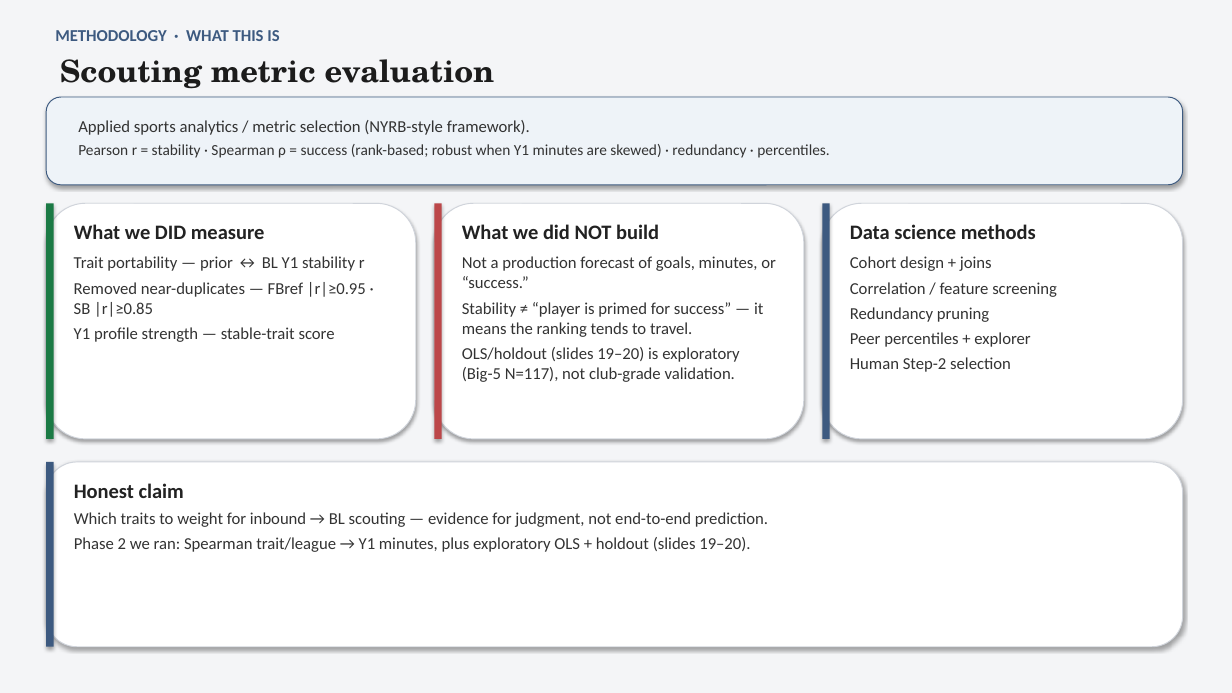
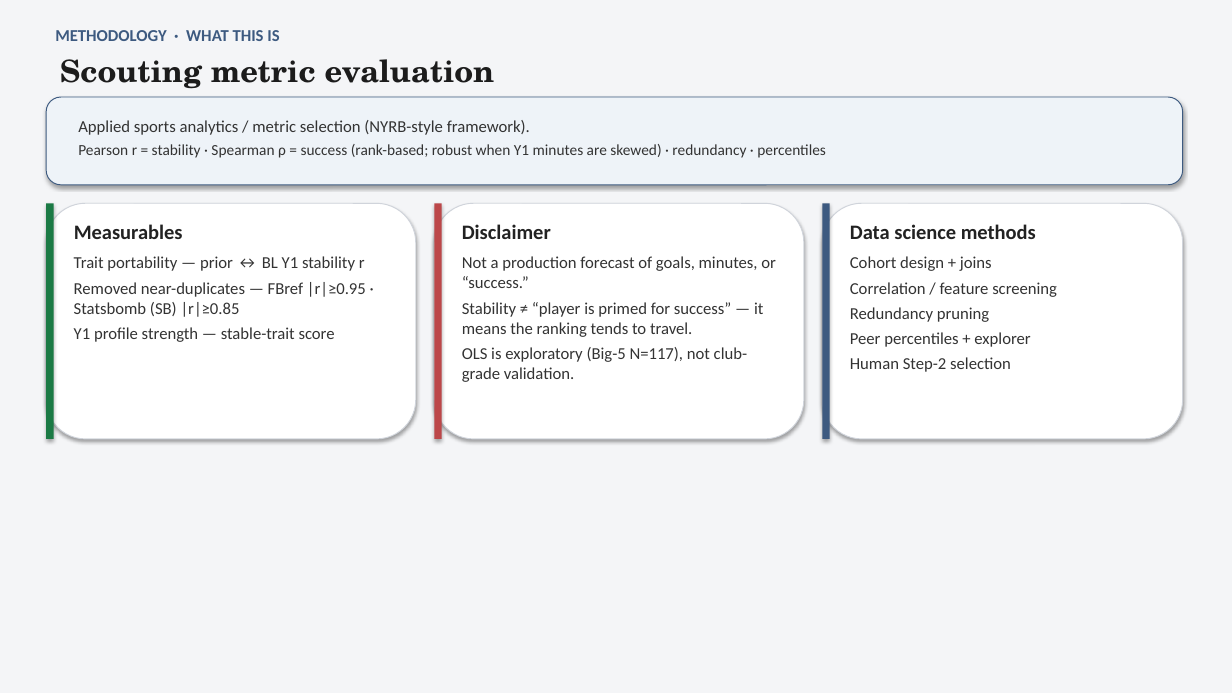
Before and after one commit to colbymorris08/bundesliga-transfer-traits, a slide deck: slide 4 of bundesliga_transfer_traits.pptx (slide 5 before the commit). Drawn at 1232x693 pixels with LibreOffice and Linux fonts; fonts in the diff are those of the drawing. Boxes give left, top, right and bottom in pixels: in the first picture for what was removed or moved away, otherwise in the second. Text is boxed around its words. In the diff, an @@ line names an element or a change of style, - is before the commit and + after.

```diff
--- a/bundesliga_transfer_traits.pptx
+++ b/bundesliga_transfer_traits.pptx
@@ text at [78, 144, 826, 158]: text changed @@
-Pearson r = stability · Spearman ρ = success (rank-based; robust when Y1 minutes are skewed) · redundancy · percentiles.
+Pearson r = stability · Spearman ρ = success (rank-based; robust when Y1 minutes are skewed) · redundancy · percentiles
@@ text at [74, 224, 183, 239]: text changed @@
-What we DID measure
+Measurables
@@ text at [462, 224, 551, 239]: text changed @@
-What we did NOT build
+Disclaimer
@@ text at [74, 282, 366, 317]: text changed @@
-Removed near-duplicates — FBref |r|≥0.95 · SB |r|≥0.85
+Removed near-duplicates — FBref |r|≥0.95 · Statsbomb (SB) |r|≥0.85
@@ text at [462, 347, 747, 382]: text changed @@
-OLS/holdout (slides 19–20) is exploratory (Big-5 N=117), not club-grade validation.
+OLS is exploratory (Big-5 N=117), not club-grade validation.
@@ rounded rectangle removed at [46, 462, 1183, 647] @@
@@ rectangle removed at [46, 462, 54, 647] @@
@@ text removed at [74, 483, 768, 552] @@
-Honest claim
-Which traits to weight for inbound → BL scouting — evidence for judgment, not end-to-end prediction.
-Phase 2 we ran: Spearman trait/league → Y1 minutes, plus exploratory OLS + holdout (slides 19–20).
```
Also in this commit, not shown: 19 other slides changed, 1 slide added, 2 slides removed.
